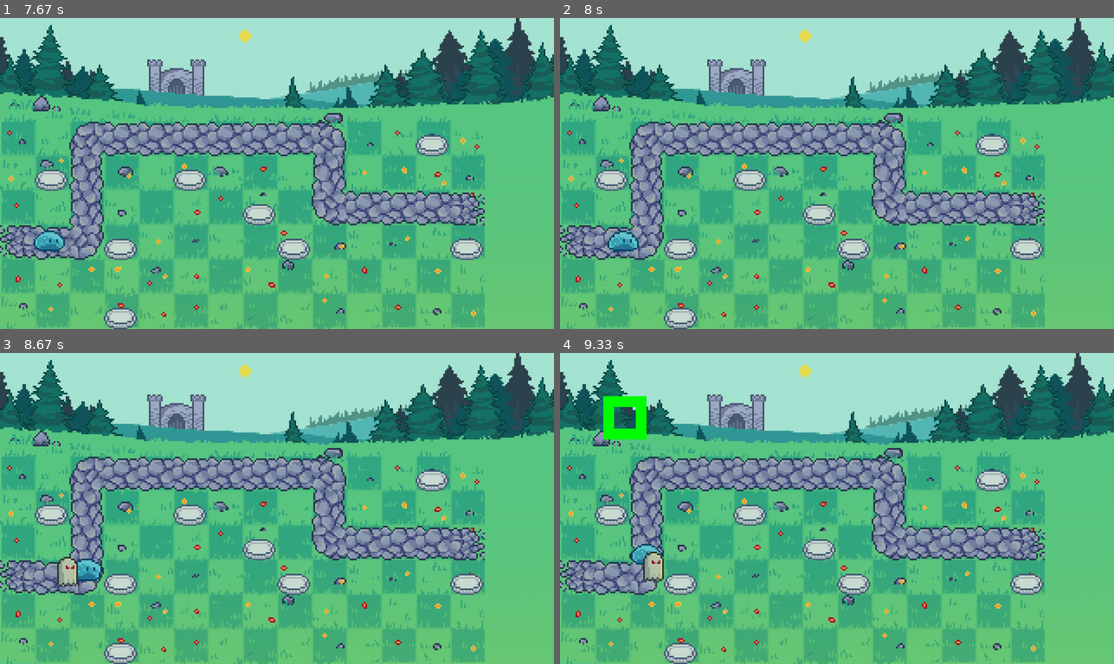
Above: before the commit, frames 1-4 (two rows, left to right).
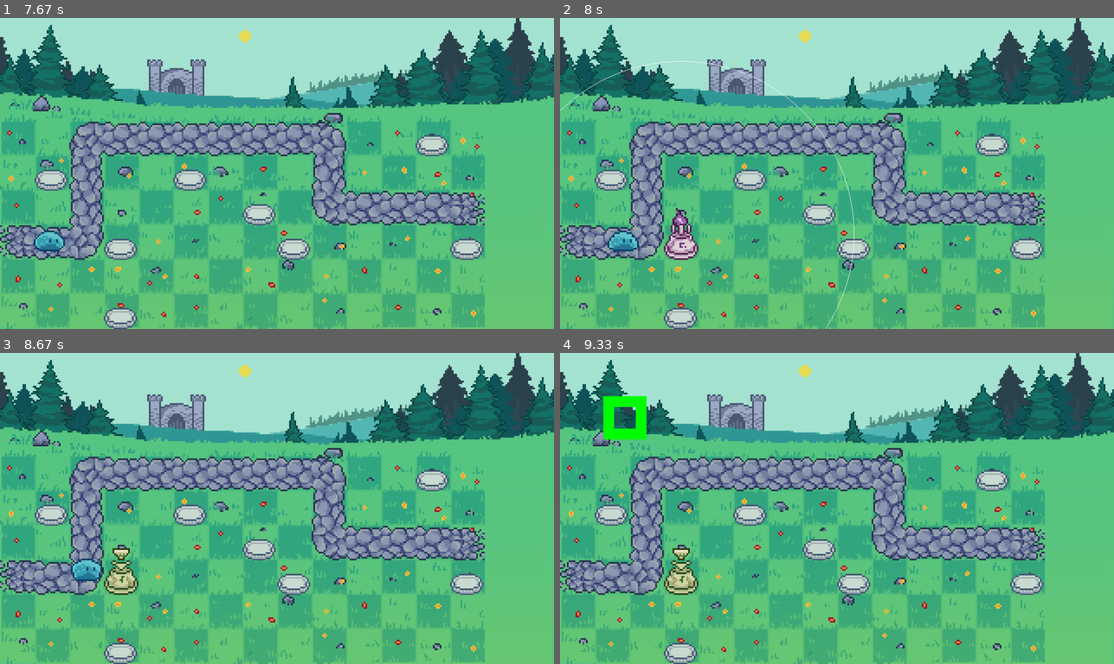
Above: after the commit, the same moments.

Repository: LenaSup/PyGame_project
Game: pygame game, started from main.py
The game is run twice, just before and just after one commit, with the same random seed, the same clock (stepped at 60 frames per second) and the same inputs.
Inputs (mouse positions are in pixels of both pictures, inside the frame that each line leads up to):
- Up to frame 1 (7.67 s): press the mouse at (33, 52) at 0.37 s; move the mouse to (72, 148) at 0.47 s; release the mouse at (105, 245) at 0.6 s; press the mouse at (481, 83) at 0.7 s; move the mouse to (326, 70) at 0.8 s; release the mouse at (166, 61) at 0.93 s; press the mouse at (27, 161) at 1.03 s; move the mouse to (221, 192) at 1.13 s; release the mouse at (421, 223) at 1.27 s; press the mouse at (481, 83) at 1.37 s; move the mouse to (454, 67) at 1.47 s; release the mouse at (421, 55) at 1.6 s; press the mouse at (277, 257) at 1.7 s; move the mouse to (376, 245) at 1.8 s; release the mouse at (470, 235) at 1.93 s; press the mouse at (149, 126) at 2.03 s; move the mouse to (193, 136) at 2.13 s; release the mouse at (243, 145) at 2.27 s; press the mouse at (149, 126) at 2.37 s; move the mouse to (232, 157) at 2.47 s; release the mouse at (321, 192) at 2.6 s; tap Space at 3.5, 4.97, 5.3, 5.6, 5.73, 6.8, 7.2, 7.5 s; move the mouse to (94, 151) at 4.93 s; move the mouse to (204, 229) at 5.27 s; move the mouse to (315, 73) at 5.7 s; move the mouse to (277, 58) at 6.77 s; move the mouse to (204, 276) at 7.17 s; move the mouse to (110, 238) at 7.63 s
- Up to frame 2 (8 s): click (670, 238) at 7.68 s; move the mouse to (670, 238) at 7.97 s
- Up to frame 3 (8.67 s): press the mouse at (110, 573) at 8 s; move the mouse to (221, 576) at 8.1 s; release the mouse at (332, 580) at 8.23 s; move the mouse to (110, 573) at 8.3 s; press the mouse at (110, 573) at 8.33 s; move the mouse to (277, 486) at 8.43 s; release the mouse at (443, 399) at 8.57 s; move the mouse to (409, 418) at 8.63 s
- Up to frame 4 (9.33 s): click (969, 418) at 8.68 s; tap Space at 9.03 s; click (925, 589) at 9.05 s

Frame 1 is identical in both runs. In frame 2, 0.8% of the frame differs, in the area x 0-54%, y 13-100%; in frame 3, 0.9%; in frame 4, 1.1%, in the area x 12-25%, y 61-78%.

Commit message:
Сделано улучшение башен. Все кнопки (поставить одну из 3 башен должны работать нормально)

Diff:
--- a/entities.py
+++ b/entities.py
@@ -1,6 +1,12 @@
 default_enemy = (200, 'slug.png', 10, 10, 2)
 haste_enemy = (100, 'ghost.png', 10, 10, 4)
 armored_enemy = (500, 'magician.png', 15, 50, 1)
-default_towers = ('tower1_level1.png', 2, 50, 200, 100, 500, False, 0)
-mortires = ('tower2_level1.png', 9, 75, 400, 200, 750, False, 0)
-flamethrowers = ('tower3_level1.png', 2, 50, 300, 300, 1000, True, 100)
+default_towers = (('tower1_level1.png', 2, 50, 200, 100, 500, False, 0, False, 1),
+                  ('tower1_level1.png', 2, 50, 200, 100, 500, False, 0, False, 2),
+                  ('tower1_level1.png', 2, 50, 200, 100, 500, False, 0, False, 3))
+mortires = (('tower2_level1.png', 9, 75, 400, 200, 750, True, 0, False, 1),
+            ('tower2_level1.png', 9, 75, 400, 200, 750, True, 0, False, 2),
+            ('tower2_level1.png', 9, 75, 400, 200, 750, True, 0, False, 3))
+flamethrowers = (('tower3_level1.png', 2, 50, 300, 300, 1000, True, 100, True, 1),
+                 ('tower3_level1.png', 2, 50, 300, 300, 1000, True, 100, True, 2),
+                 ('tower3_level1.png', 2, 50, 300, 300, 1000, True, 100, True, 3))
--- a/main.py
+++ b/main.py
@@ -513,14 +513,17 @@
 
 
 class Tower(pygame.sprite.Sprite):  # класс башни
-    def __init__(self, x, y, images, cols, damage=50, radius=200, reload=1000, price=500, is_splash=False, splash_radius=75, flag=False):
+    def __init__(self, x, y, index, images, cols, damage=50, radius=200, reload=1000, price=500, is_splash=False,
+                 splash_radius=75, dont_splash=False, level=1):
         super().__init__(towers)
         self.name = self.__class__.__name__
         self.frames = self.cut_sheet(load_image(images), cols)
         self.cur_frame = 0
         self.image = pygame.transform.scale(self.frames[self.cur_frame], (80, 120))
         self.price = price
-        self.flag = flag
+        self.dont_splash = dont_splash
+        self.level = level
+        self.index = index
         self.damage = damage
         self.reload = reload
         self.rect = self.image.get_rect()
@@ -547,7 +550,7 @@
         self.image = pygame.transform.scale(self.frames[self.cur_frame], (80, 120))
 
     def fire(self):  # выстрел по захваченой цели либо по области вокруг себя
-        if self.flag:
+        if self.dont_splash:
             for enemy in enemies:
                 if pygame.sprite.collide_circle(enemy, self):
                     enemy.get_damage(self.damage)
@@ -600,14 +603,32 @@
             return Pass_cell(0, 0, 80), (cell_x, cell_y)
         return self.board[cell_x][cell_y], (cell_x, cell_y)
 
-    def get_click(self, mouse_pos, tower_price=500, tower_data=None):  # проверка на какую клетку нажали и установка башни
+    def get_click(self, mouse_pos, tower_price=500, tower_data=None, index=1):  # проверка на какую клетку нажали и установка башни
         cell, pos = self.get_cell(mouse_pos)
         if cell and cell.name == 'Building_cell':
             global gold
             if cell.tower == None:
                 if gold >= tower_price and tower_data != None:
                     cell.set_tower(Tower(pos[0] * self.cell_size + 10 + self.top, pos[1] * self.cell_size + 10 + self.bot,
-                                         *tower_data))
+                                         index, *tower_data))
+                    gold -= tower_price
+                    db.execute(f"UPDATE statistic SET meaning ="
+                               f"{db.execute(f'SELECT meaning FROM statistic WHERE Id = 6').fetchone()[0] + tower_price}"
+                               f" WHERE Id = 6")
+                    db.commit()
+                    towers_reload[cell.tower] = pygame.USEREVENT + self.n
+                    pygame.time.set_timer(towers_reload[cell.tower], cell.tower.reload)
+                    self.n += 1
+                else:
+                    print(f'вам не хватает {tower_price - gold} золота')
+            elif cell.tower != None and cell.tower.index != index:
+                if gold + cell.tower.price // 2 >= tower_price and tower_data != None:
+                    del towers_reload[cell.tower]
+                    gold += cell.tower.price // 2
+                    cell.tower.kill()
+                    cell.set_tower(None)
+                    cell.set_tower(Tower(pos[0] * self.cell_size + 10 + self.top, pos[1] * self.cell_size + 10 + self.bot,
+                                         index, *tower_data))
                     gold -= tower_price
                     db.execute(f"UPDATE statistic SET meaning ="
                                f"{db.execute(f'SELECT meaning FROM statistic WHERE Id = 6').fetchone()[0] + tower_price}"
@@ -626,6 +647,29 @@
             return cell
         elif cell != None:
             return cell
+
+    def upgrade(self, mouse_pos, upgrade_price):
+        cell, pos = self.get_cell(mouse_pos)
+        level = cell.tower.level
+        if cell.tower != None and level < 3:
+            global gold
+            if gold >= upgrade_price:
+                index = cell.tower.index
+                del towers_reload[cell.tower]
+                cell.tower.kill()
+                cell.set_tower(None)
+                gold -= upgrade_price
+                db.execute(f"UPDATE statistic SET meaning ="
+                           f"{db.execute(f'SELECT meaning FROM statistic WHERE Id = 6').fetchone()[0] + upgrade_price}"
+                           f" WHERE Id = 6")
+                db.commit()
+                global towers_type
+                cell.set_tower(Tower(pos[0] * self.cell_size + 10 + self.top, pos[1] * self.cell_size + 10 + self.bot,
+                                     index, *towers_types[index][level]))
+                towers_reload[cell.tower] = pygame.USEREVENT + self.n
+                pygame.time.set_timer(towers_reload[cell.tower], cell.tower.reload)
+            else:
+                print(f'Вам  не хватает {upgrade_price - gold} золота')
 
 
 def load_level(file_level, file_waves):  # загрузка уровня и настроек игры из файлов
@@ -764,7 +808,7 @@
     time_level = 0
 
     n_enemies = [0 for _ in range(len(enemy_types))]
-    type_tower = 0
+    type_tower = 1
     current_tower = towers_types[type_tower]
 
 
@@ -779,6 +823,7 @@
 towers_reload = {}
 n_levels = 3
 enemy_paths = [load_path(f'data/path_{i + 1}.txt') for i in range(n_levels)]
+towers_types = ['Pass', default_towers, mortires, flamethrowers, 'Upgrade']
 size = width, height = 1280, 720
 cell_size = 80
 top, bot = 0, 240
@@ -828,8 +873,7 @@
                               start_pos[1] * 80 + my_board.cell_size // 4 + my_board.bot)
     enemy_types = [default_enemy, haste_enemy, armored_enemy]
     n_enemies = [0 for _ in range(len(enemy_types))]
-    towers_types = ['Pass', default_towers, mortires, flamethrowers, 'Upgrade']
-    type_tower = 0
+    type_tower = 1
     current_tower = towers_types[type_tower]
 
     print_radius = (0, 0), 0
@@ -853,12 +897,22 @@
                     print_radius = (0, 0), 0
             if event.type == pygame.MOUSEBUTTONDOWN and event.button == 1:  # проверка на какую вклетку нажали,
                 # если строительная то ставиться башня
+                print(current_tower)
                 if current_tower not in ('Pass', 'Upgrade'):
-                    print(my_board.get_click(event.pos, current_tower[4], current_tower))
-                    type_tower = (type_tower + 1) % len(towers_types)
-                    current_tower = towers_types[type_tower]
+                    current_tower = towers_types[type_tower][0]
+                    print(current_tower)
+                    print(my_board.get_click(event.pos, current_tower[4], current_tower, type_tower))
                 elif current_tower == 'Upgrade':
-                    my_board.upgrade(event.pos)
+                    cell = my_board.get_cell(event.pos)[0]
+                    if cell.name == 'Building_cell' and cell.tower != None and cell.tower.level < 3:
+                        my_board.upgrade(event.pos, towers_types[cell.tower.index][cell.tower.level][4])
+                else:
+                    try:
+                        my_board.get_click(event.pos, 500, None, my_board.get_cell(event.pos)[0].tower.index)
+                    except Exception as error:
+                        print(error)
+                type_tower = (type_tower + 1) % len(towers_types)
+                current_tower = towers_types[type_tower]
             if event.type == move_enemy:  # проверка выходит ли враг за дорогу
                 for enemy in enemies:
                     enemy.move()
Binary file changed: user_data.sqlite3
